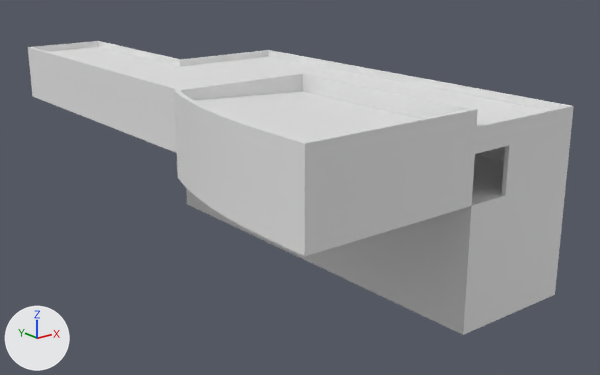
What one commit did to the FBX model Ecm/Assets/ECM/FBX/Batiments/batiment5.fbx.
Rendered twice from a 50 mm lens placed at (-23.1, -236.5, 14.9), pointed at (14.6, -189.4, -4.0). Arrows for +X, +Y and +Z are at lower left; the lights stay in place. Where no turn or scale is listed for an object, it has been applied to the vertices. Vertices at the same position are counted once.

Names of what the first picture shows: 'batiment5_level-1_wall', 'batiment5_level-2_wall', 'batiment5_level0_floor', 'batiment5_level0_wall', 'batiment5_level1_floor'.
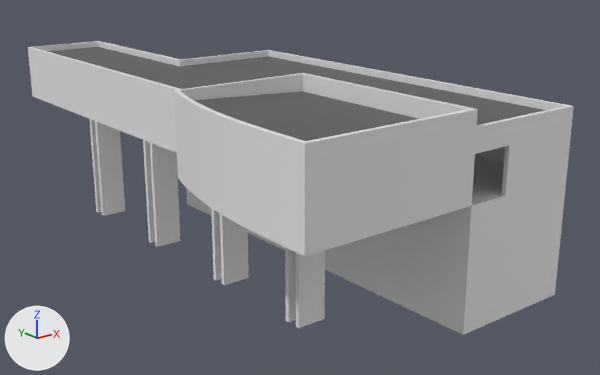
Pixel boxes (x1, y1, x2, y2) of what changed, in the pictures (600 x 375 px):
'batiment5_level-2_wall', reshaped
    before: (186, 188, 561, 335)
    after: (93, 165, 561, 335)
'batiment5_level1_floor', recoloured (white to grey)
    both: (48, 47, 545, 141)
'batiment5_level-1_wall', reshaped
    before: (376, 177, 567, 272)
    after: (89, 119, 567, 272)
part 1 of me_plane_085, added
    after: (285, 259, 296, 322)
part 2 of me_plane_085, added
    after: (296, 258, 325, 328)
part 3 of me_plane_085, added
    after: (212, 224, 222, 280)
part 4 of me_plane_085, added
    after: (220, 225, 249, 285)
part 5 of me_plane_085, added
    after: (146, 192, 155, 243)
part 6 of me_plane_085, added
    after: (153, 191, 181, 247)
part 7 of me_plane_085, added
    after: (93, 166, 102, 213)
part 8 of me_plane_085, added
    after: (98, 165, 125, 216)
part 9 of me_plane_086, added
    after: (150, 143, 178, 196)
part 10 of me_plane_086, added
    after: (143, 140, 152, 193)
part 11 of me_plane_086, added
    after: (95, 121, 122, 169)
part 12 of me_plane_086, added
    after: (89, 119, 98, 167)
part 13 of me_plane_086, added
    after: (220, 214, 239, 229)
part 14 of me_plane_086, added
    after: (211, 208, 220, 225)
part 15 of me_plane_086, added
    after: (296, 250, 325, 266)
part 16 of me_plane_086, added
    after: (285, 247, 296, 261)

Patch to the scene script:
```diff
--- a/Ecm/Assets/ECM/FBX/Batiments/batiment5.fbx.py
+++ b/Ecm/Assets/ECM/FBX/Batiments/batiment5.fbx.py
@@ me_plane_086 @@
 me_plane_086.from_pydata(...)  # 18 vertices, 17 faces; spans x 0.0..9.0, y -41.0..-10.0, z 0.0..4.0
+# me_plane_086 part 9: a new loose piece, a box spanning x -7.0..-5.0, y -17.3..-17.0, z 0.0..4.0, in mat_mur (white #e7e7e7)
+# me_plane_086 part 10: a new loose piece, a box spanning x -7.0..-5.0, y -16.3..-16.0, z 0.0..4.0, in mat_mur (white #e7e7e7)
+# me_plane_086 part 11: a new loose piece, a box spanning x -7.0..-5.0, y -8.3..-8.0, z 0.0..4.0, in mat_mur (white #e7e7e7)
+# me_plane_086 part 12: a new loose piece, a box spanning x -7.0..-5.0, y -7.3..-7.0, z 0.0..4.0, in mat_mur (white #e7e7e7)
+# me_plane_086 part 13: a new loose piece, a box spanning x -7.0..-5.0, y -26.3..-26.0, z 0.0..4.0, in mat_mur (white #e7e7e7)
+# me_plane_086 part 14: a new loose piece, a box spanning x -7.0..-5.0, y -25.3..-25.0, z 0.0..4.0, in mat_mur (white #e7e7e7)
+# me_plane_086 part 15: a new loose piece, a box spanning x -7.0..-5.0, y -34.3..-34.0, z 0.0..4.0, in mat_mur (white #e7e7e7)
+# me_plane_086 part 16: a new loose piece, a box spanning x -7.0..-5.0, y -33.3..-33.0, z 0.0..4.0, in mat_mur (white #e7e7e7)
 me_plane_086.materials.append(mat_mur)
@@ me_plane_079 @@
 me_plane_079.from_pydata(...)  # 26 vertices, 11 faces; spans x -5.0..16.0, y -46.0..0.0, z 0.0..1.0
-me_plane_079.materials.append(mat_sol)  # white #e7e7e7
+me_plane_079.materials.append(mat_toit)  # dark grey #5a5a5a
@@ me_plane_085 @@
 me_plane_085.from_pydata(...)  # 18 vertices, 17 faces; spans x 0.0..9.0, y -41.0..-10.0, z 0.0..4.0
+# me_plane_085 part 1: a new loose piece, a box spanning x -7.0..-5.0, y -33.3..-33.0, z 0.0..4.0, in mat_mur (white #e7e7e7)
+# me_plane_085 part 2: a new loose piece, a box spanning x -7.0..-5.0, y -34.3..-34.0, z 0.0..4.0, in mat_mur (white #e7e7e7)
+# me_plane_085 part 3: a new loose piece, a box spanning x -7.0..-5.0, y -25.3..-25.0, z 0.0..4.0, in mat_mur (white #e7e7e7)
+# me_plane_085 part 4: a new loose piece, a box spanning x -7.0..-5.0, y -26.3..-26.0, z 0.0..4.0, in mat_mur (white #e7e7e7)
+# me_plane_085 part 5: a new loose piece, a box spanning x -7.0..-5.0, y -16.3..-16.0, z 0.0..4.0, in mat_mur (white #e7e7e7)
+# me_plane_085 part 6: a new loose piece, a box spanning x -7.0..-5.0, y -17.3..-17.0, z 0.0..4.0, in mat_mur (white #e7e7e7)
+# me_plane_085 part 7: a new loose piece, a box spanning x -7.0..-5.0, y -7.3..-7.0, z 0.0..4.0, in mat_mur (white #e7e7e7)
+# me_plane_085 part 8: a new loose piece, a box spanning x -7.0..-5.0, y -8.3..-8.0, z 0.0..4.0, in mat_mur (white #e7e7e7)
 me_plane_085.materials.append(mat_mur)
```
